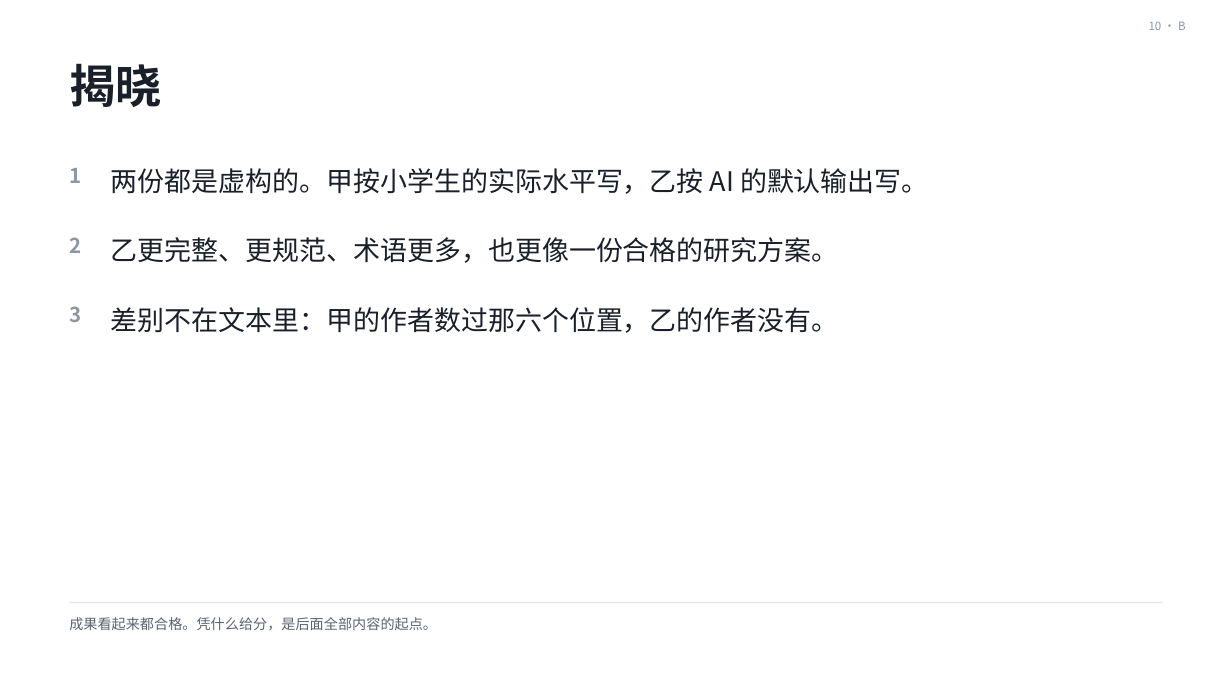
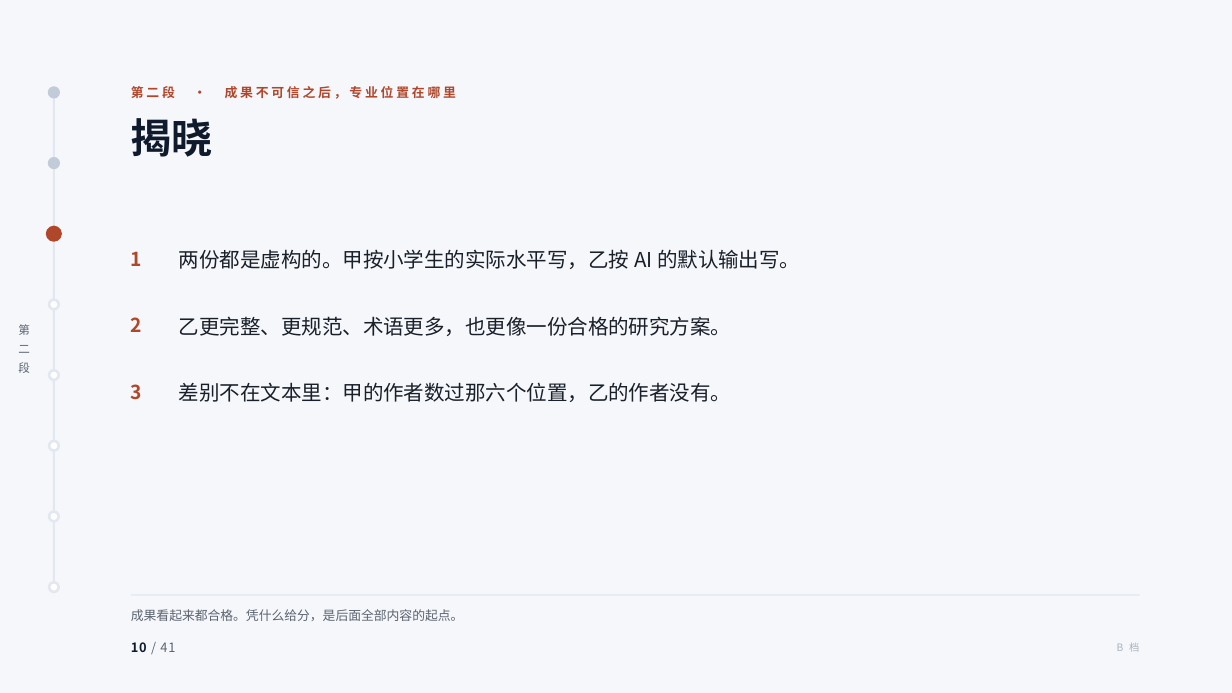
Before and after one commit to tonyxinvip/slides, a slide deck: slide 10 of comprehensive-practice-ai/做中学与综合实践活动.pptx. Drawn at 1232x693 pixels with LibreOffice and Linux fonts; fonts in the diff are those of the drawing. Boxes give left, top, right and bottom in pixels: in the first picture for what was removed or moved away, otherwise in the second. Text is boxed around its words. In the diff, an @@ line names an element or a change of style, - is before the commit and + after.

```diff
--- a/comprehensive-practice-ai/做中学与综合实践活动.pptx
+++ b/comprehensive-practice-ai/做中学与综合实践活动.pptx
@@ background #FFFFFF to #F5F7FB @@
@@ text removed at bbox=[1149, 21, 1186, 30] @@
-10 · B
@@ ellipse added at bbox=[49, 88, 58, 97], fill #C2CBD8, outline #C2CBD8 2 pt @@
@@ text added at bbox=[131, 86, 456, 99], 10 pt, text #B0472A, bold @@
+第二段 · 成果不可信之后，专业位置在哪里
@@ line added from (54, 92) to (54, 587), #E2E7F0 1.5 pt @@
@@ text "揭晓": place and size @@
-text "揭晓" at bbox=[69, 63, 161, 107]
+text "揭晓" at bbox=[131, 118, 213, 157]
@@ text "揭晓" at bbox=[131, 118, 213, 157]: size 36 to 32 pt, text colour #1A2029 to #0F1B2D @@
@@ ellipse added at bbox=[49, 158, 58, 167], fill #C2CBD8, outline #C2CBD8 2 pt @@
@@ ellipse added at bbox=[47, 227, 61, 241], fill #B0472A, outline #B0472A 2 pt @@
@@ size 21 to 16 pt; line spacing 1.35 to 1.4 in 3 elements at bbox=[179, 382, 731, 402], bbox=[179, 316, 731, 336], bbox=[179, 249, 800, 269] @@
@@ text "两份都是虚构的。甲按小学生的实际水平写，乙按 AI 的默认输出写。": place and size @@
-text "两份都是虚构的。甲按小学生的实际水平写，乙按 AI 的默认输出写。" at bbox=[111, 168, 929, 194]
+text "两份都是虚构的。甲按小学生的实际水平写，乙按 AI 的默认输出写。" at bbox=[179, 249, 800, 269]
@@ size 16 to 15 pt, text colour #8C97A3 to #B0472A in 3 elements at bbox=[131, 384, 142, 400], bbox=[131, 317, 142, 332], bbox=[131, 251, 142, 266] @@
@@ text "1": place and size @@
-text "1" at bbox=[69, 168, 81, 183]
+text "1" at bbox=[131, 251, 142, 266]
@@ ellipse added at bbox=[49, 299, 58, 309], fill #FFFFFF, outline #E2E7F0 2 pt @@
@@ text added at bbox=[18, 324, 30, 373], 9 pt, text #5B6470 @@
+第
+二
+段
@@ text "2": place and size @@
-text "2" at bbox=[69, 237, 81, 253]
+text "2" at bbox=[131, 317, 142, 332]
@@ text "乙更完整、更规范、术语更多，也更像一份合格的研究方案。": place and size @@
-text "乙更完整、更规范、术语更多，也更像一份合格的研究方案。" at bbox=[111, 237, 839, 263]
+text "乙更完整、更规范、术语更多，也更像一份合格的研究方案。" at bbox=[179, 316, 731, 336]
@@ ellipse added at bbox=[49, 371, 58, 380], fill #FFFFFF, outline #E2E7F0 2 pt @@
@@ text "3": place and size @@
-text "3" at bbox=[69, 306, 81, 322]
+text "3" at bbox=[131, 384, 142, 400]
@@ text "差别不在文本里：甲的作者数过那六个位置，乙的作者没有。": place and size @@
-text "差别不在文本里：甲的作者数过那六个位置，乙的作者没有。" at bbox=[111, 307, 839, 333]
+text "差别不在文本里：甲的作者数过那六个位置，乙的作者没有。" at bbox=[179, 382, 731, 402]
@@ ellipse added at bbox=[49, 441, 58, 450], fill #FFFFFF, outline #E2E7F0 2 pt @@
@@ ellipse added at bbox=[49, 512, 58, 521], fill #FFFFFF, outline #E2E7F0 2 pt @@
@@ ellipse added at bbox=[49, 582, 58, 592], fill #FFFFFF, outline #E2E7F0 2 pt @@
@@ line moved from (69, 603) - (1163, 603) to (131, 595) - (1140, 595) @@
@@ line (131, 595) - (1140, 595): stroke #E2E6EA 1 pt to #E2E7F0 1 pt @@
@@ text "成果看起来都合格。凭什么给分，是后面全部内容的起点。": place and size @@
-text "成果看起来都合格。凭什么给分，是后面全部内容的起点。" at bbox=[69, 617, 437, 631]
+text "成果看起来都合格。凭什么给分，是后面全部内容的起点。" at bbox=[131, 609, 464, 621]
@@ text "成果看起来都合格。凭什么给分，是后面全部内容的起点。" at bbox=[131, 609, 464, 621]: size 11 to 10 pt, text colour #5A6472 to #5B6470 @@
@@ text added at bbox=[131, 642, 175, 652], 10 pt, text #5B6470 @@
+10 / 41
@@ text added at bbox=[1117, 643, 1139, 652], 8 pt, text #A9B3C0 @@
+B 档
```
Also in this commit, not shown: 38 other slides changed, 2 slides added, 2 slides removed, 16 other files.
